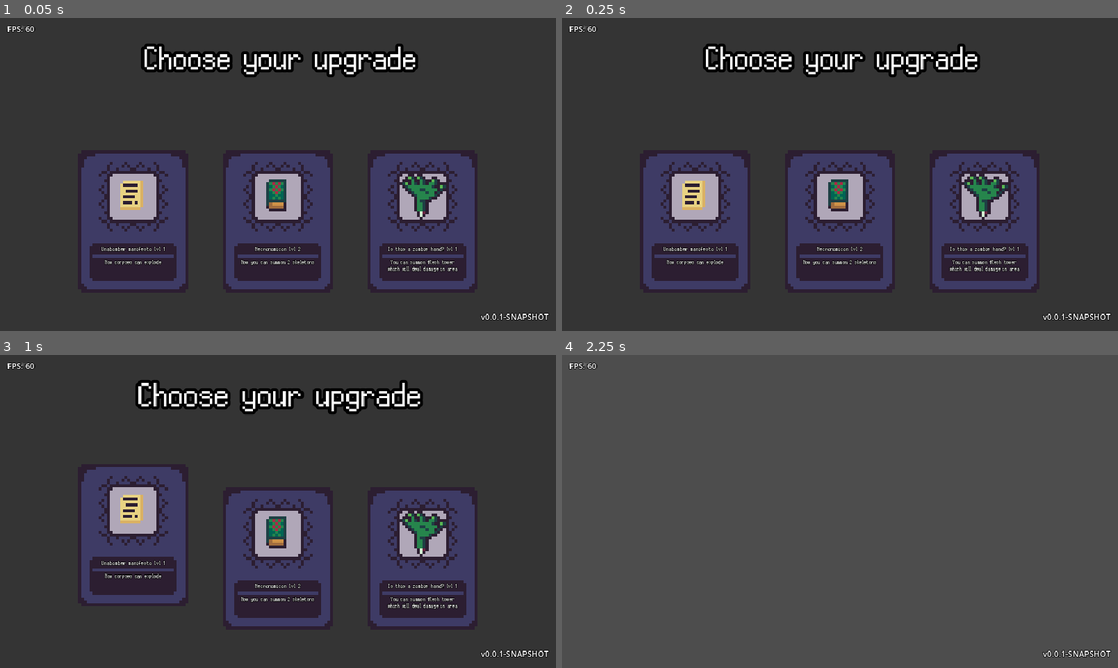
Above: before the commit, frames 1-4 (two rows, left to right).
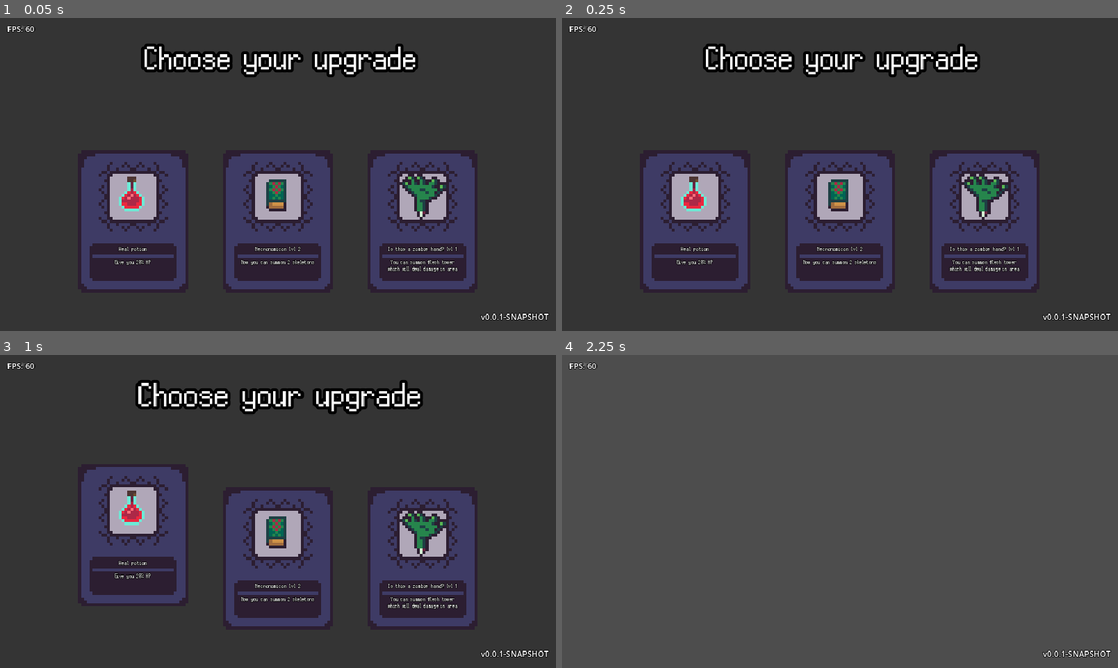
Above: after the commit, the same moments.

Repository: GORR174/LD55-summoning
Game: Godot game, scene res://prefabs/interface/lvlup/LVLUP.tscn
Same seed, same stepped clock (60 frames per second), same inputs: the game is played once before the commit and once after it. This scene is started directly instead of the project's main scene.
Inputs (mouse positions are in pixels of both pictures, inside the frame that each line leads up to):
- Up to frame 1 (0.05 s): no input
- Up to frame 2 (0.25 s): no input
- Up to frame 3 (1 s): tap Enter at 0.5 s; drag from (278, 511) to (133, 558) at 0.52 s
- Up to frame 4 (2.25 s): drag from (728, 527) to (812, 574) at 1.27 s; tap Space at 2 s; move the mouse to (895, 442) at 2.02 s; hold Right (right) from 2.03 s (still down); tap Tab at 2.1 s; click (895, 442) at 2.17 s

The runs differ from the first frame. In frame 1, 0.6% of the frame differs, in the area x 18-30%, y 50-80%; in frame 2, 0.6%; in frame 3, 0.6%, in the area x 18-30%, y 43-72%; in frame 4, nothing differs.
Error before the commit: Cannot call method 'find_child' on a null value. (res://scripts/upgrades/corpse_explosion/CorpseExplosion1.gd:14)
Error after the commit: Cannot call method 'find_child' on a null value. (res://scripts/upgrades/HealthPotionUpgrade.gd:13)

Commit message:
Heal potion

Diff:
--- a/scripts/Global.gd
+++ b/scripts/Global.gd
@@ -14,7 +14,8 @@
 var upgrades: Array = [
 	Necronomicon2.new(),
 	CorpseExplosion1.new(),
-	FleshTower1.new()
+	FleshTower1.new(),
+	HealthPotionUpgrade.new()
 ]
 
 func reset():
@@ -23,7 +24,8 @@
 	upgrades = [
 		Necronomicon2.new(),
 		CorpseExplosion1.new(),
-		FleshTower1.new()
+		FleshTower1.new(),
+		HealthPotionUpgrade.new()
 	]
 
 
--- a/scripts/HealthSystem.gd
+++ b/scripts/HealthSystem.gd
@@ -12,6 +12,8 @@
 	set(value):
 		health_changed.emit(value, health, max_health)
 		health = value
+		if health > max_health:
+			health = max_health
 
 
 var is_dead = false
--- a/scripts/interface/LVLUPScene.gd
+++ b/scripts/interface/LVLUPScene.gd
@@ -21,6 +21,7 @@
 
 func choosed(card: ImproveCard):
 	print(card)
+	card.upgrade.set_next_upgrade()
 	if card.upgrade.next_upgrade != null:
 		Global.upgrades.append(card.upgrade.next_upgrade)
 	for _card in cards:
--- /dev/null
+++ b/scripts/upgrades/HealthPotionUpgrade.gd
@@ -0,0 +1,17 @@
+extends Upgrade
+
+class_name HealthPotionUpgrade
+
+
+func _init():
+	image = load("res://textures/heal_potion.png")
+	title = "Heal potion"
+	description = "Give you 20% HP"
+
+
+func apply():
+	Global.player_ref.find_child("HealthSystem").health += 20
+
+
+func set_next_upgrade():
+	next_upgrade = HealthPotionUpgrade.new()
--- a/scripts/upgrades/Upgrade.gd
+++ b/scripts/upgrades/Upgrade.gd
@@ -16,3 +16,7 @@
 
 func apply():
 	pass
+
+
+func set_next_upgrade():
+	pass
Binary file added: textures/heal_potion.png
Not shown, added: textures/heal_potion.png.import
